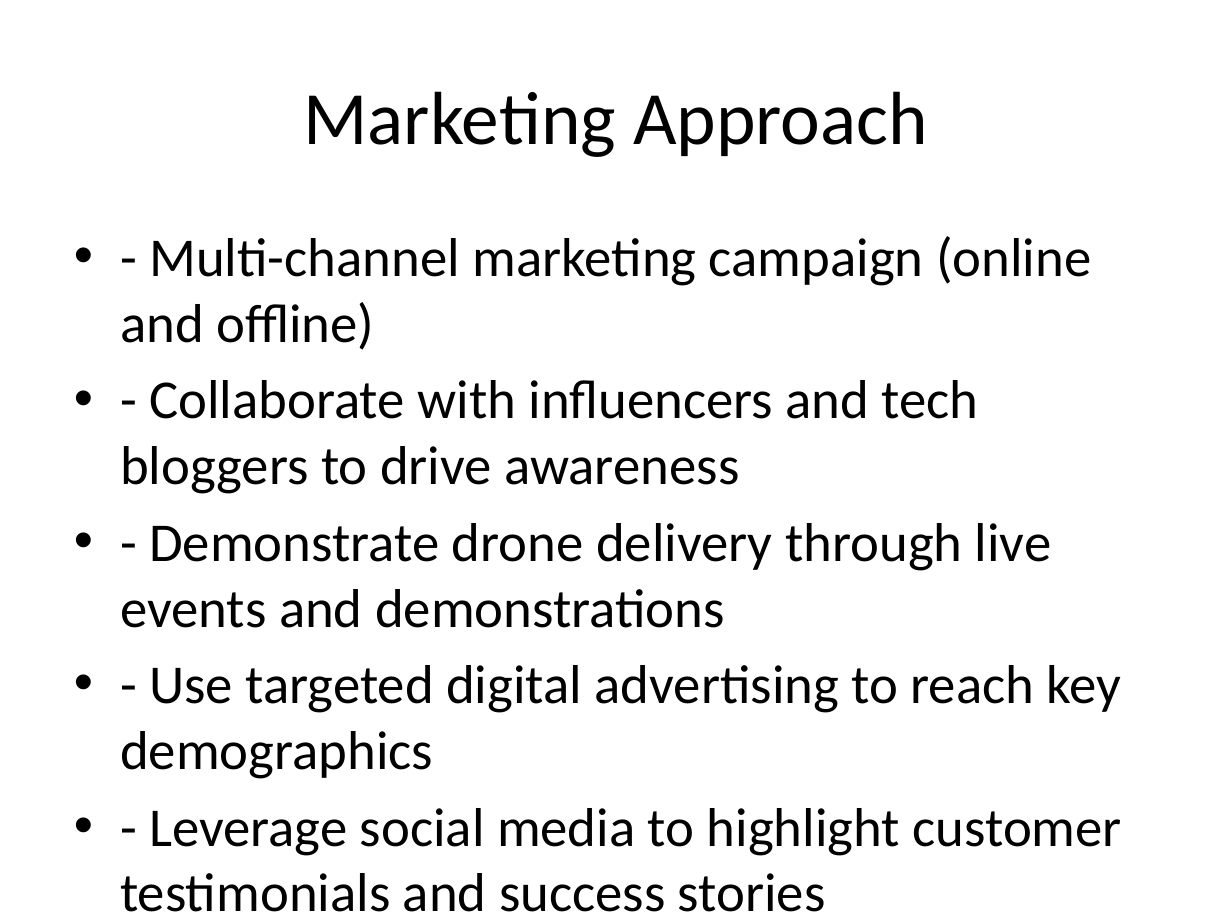
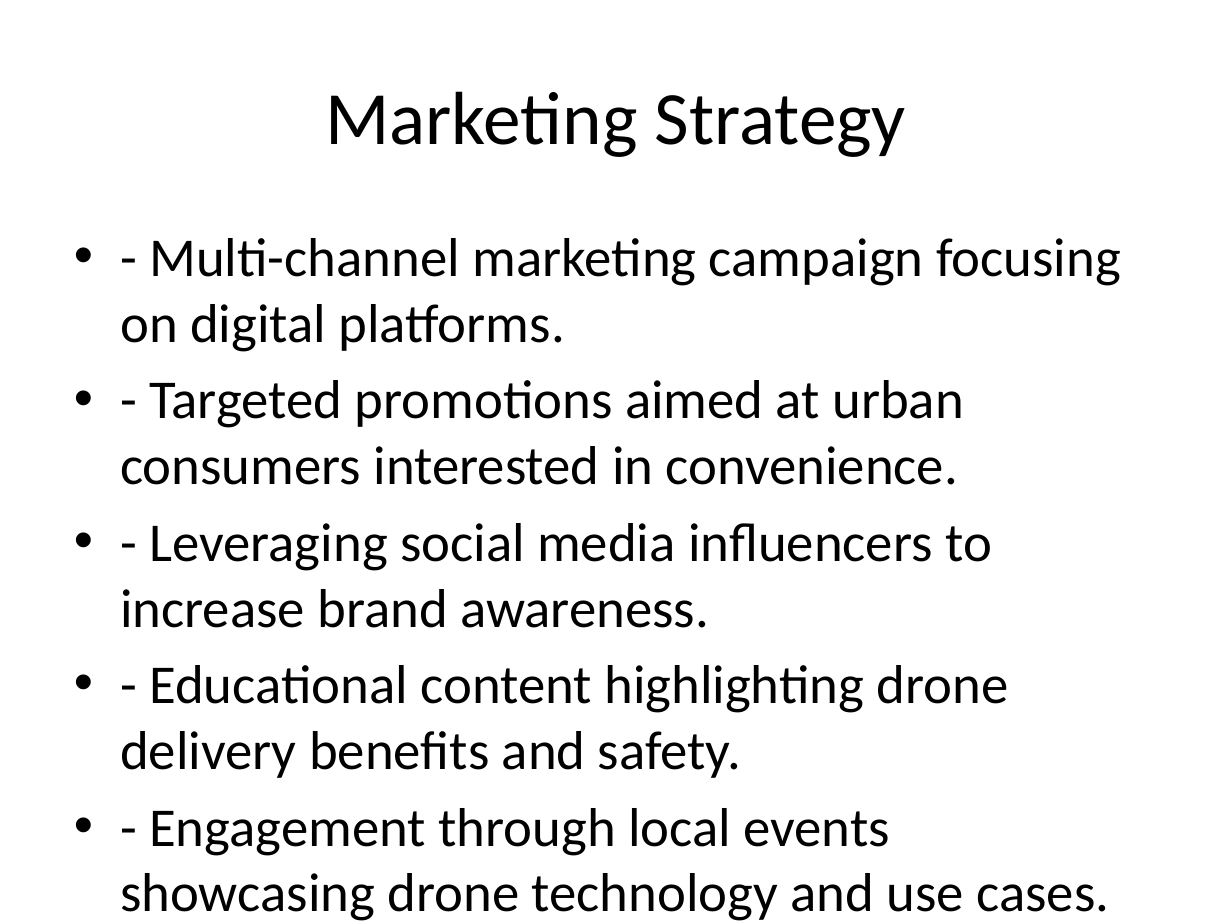
Before and after one commit to MiraSharma8511/hands-on-langchain, a slide deck: slide 7 of generated.pptx (slide 5 before the commit). Drawn at 1232x924 pixels with LibreOffice and Linux fonts; fonts in the diff are those of the drawing. Boxes give left, top, right and bottom in pixels: in the first picture for what was removed or moved away, otherwise in the second. Text is boxed around its words. In the diff, an @@ line names an element or a change of style, - is before the commit and + after.

```diff
--- a/generated.pptx
+++ b/generated.pptx
@@ title at [325, 91, 906, 157]: text changed @@
-Marketing Approach
+Marketing Strategy
@@ text at [120, 238, 1121, 921]: text changed @@
-• - Multi-channel marketing campaign (online and offline)
-• - Collaborate with influencers and tech bloggers to drive awareness
-• - Demonstrate drone delivery through live events and demonstrations
-• - Use targeted digital advertising to reach key demographics
-• - Leverage social media to highlight customer testimonials and success stories
+• - Multi-channel marketing campaign focusing on digital platforms.
+• - Targeted promotions aimed at urban consumers interested in convenience.
+• - Leveraging social media influencers to increase brand awareness.
+• - Educational content highlighting drone delivery benefits and safety.
+• - Engagement through local events showcasing drone technology and use cases.
```
Also in this commit, not shown: 5 other slides changed, 4 slides added, 2 slides removed, 11 other files.
